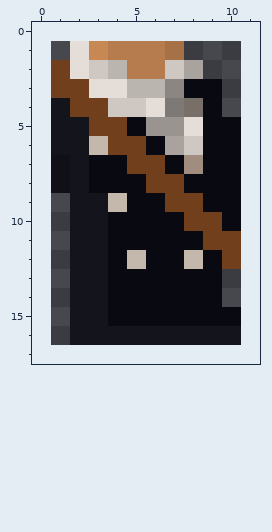
Pixel-art sprite: Iris/Content/gibBody.png. The picture above was drawn from the file before the commit.
The file is 10x16 pixels. Colours within 5 levels of each other are drawn and written as one. The old version is drawn lined up with the new one, on the new canvas.
Now the later version:
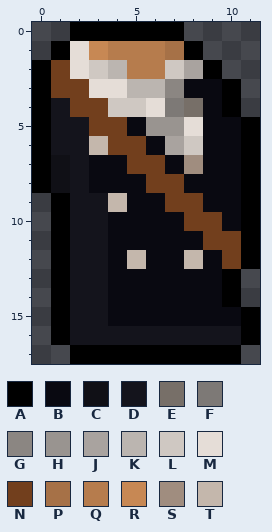
Palette (. is transparent): A #000000  B #090911  C #101016  D #14141c  E #776f68  F #7d7976  G #8b8682  H #999490  J #a9a39f  K #bbb5b0  L #cfc8c2  M #e5ddd7  N #723f1d  P #a67147  Q #b67c4d  R #c78854  S #a08d7f  T #c4b7ac
Diff:
canvas 10x16 -> 12x18, the old top-left corner now at 1,1
y 0: x 2..7 ...... -> AAAAAA
y 1: x 1 . -> A; x 8 . -> A
y 2: x 0 . -> A; x 9 . -> A
y 3..4: x 0 . -> A; x 10 . -> A
y 5..8: x 0 . -> A; x 11 . -> A
y 9..12: x 1 . -> A; x 11 . -> A
y 13..14: x 1 . -> A; x 10 . -> A
y 15..16: x 1 . -> A; x 11 . -> A
y 17: x 2..10 ......... -> AAAAAAAAA
